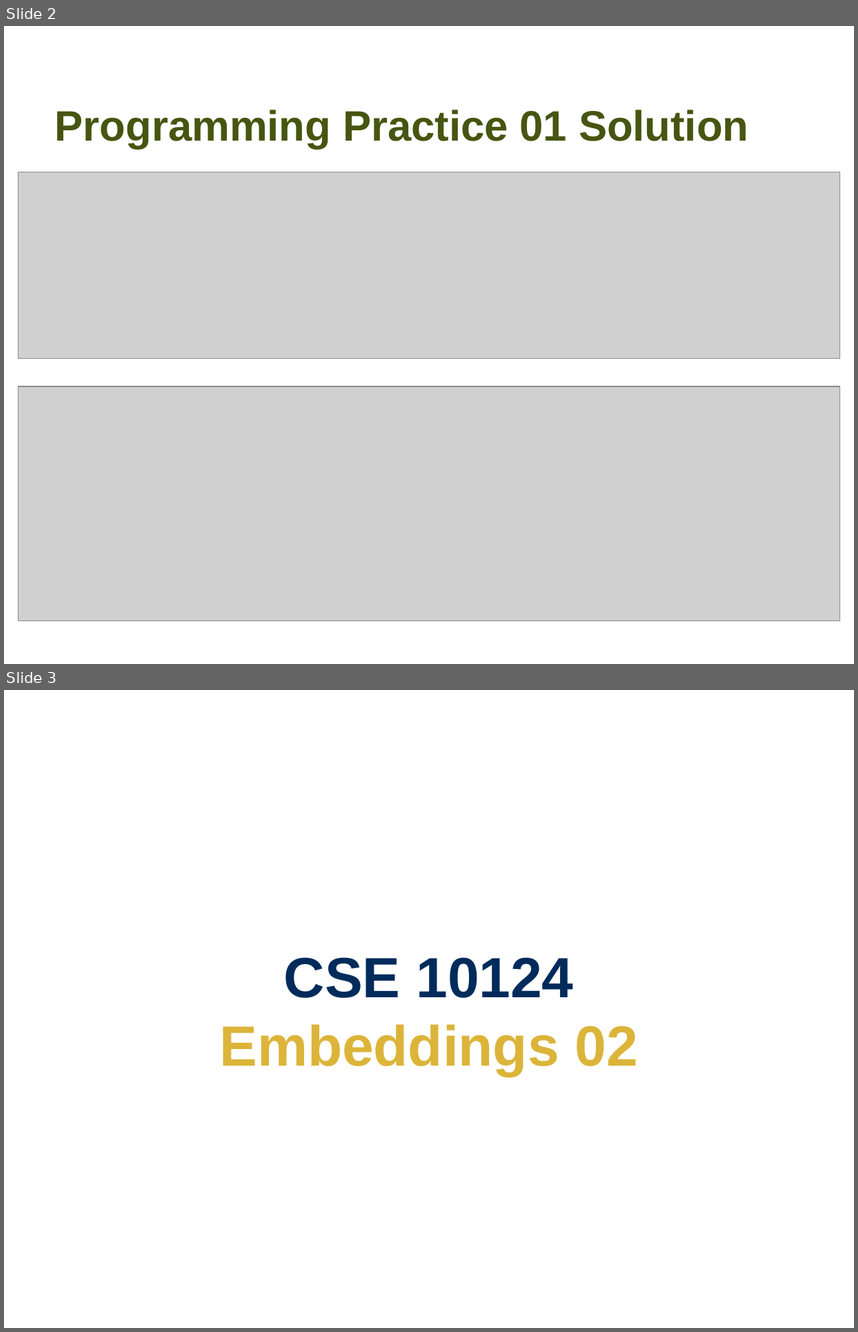
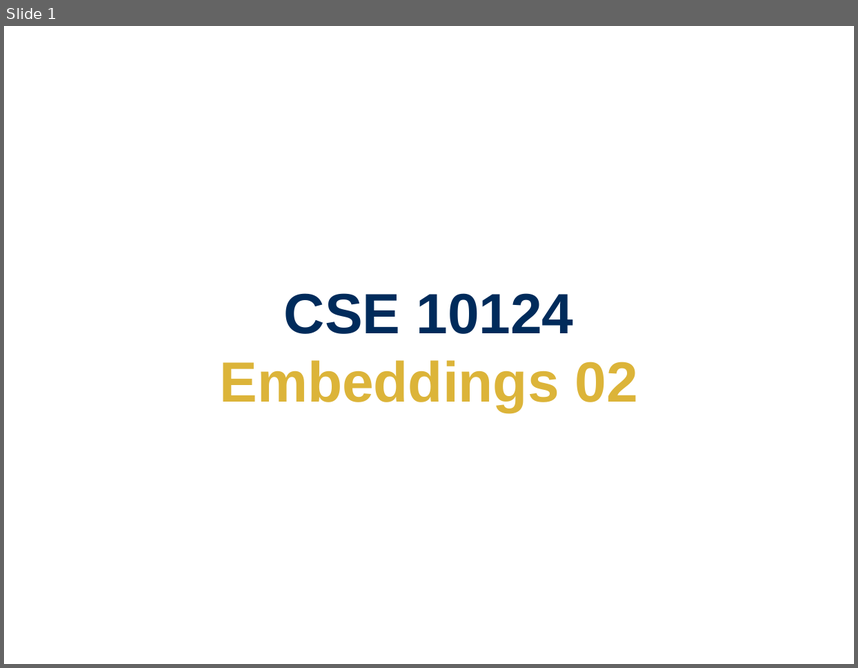
Before and after one commit to wtheisen/nd-cse-10124-lectures, a slide deck: Blank/Lecture_07_ Embeddings_02.pptx. Shown one above the other, each under a label of ours: slides 2 and 3 before the commit, slide 1 after it. The pictures are 858x1332 and 858x668 pixels, drawn with LibreOffice and Linux fonts; fonts in the diff are those of the drawing; grey boxes stand for pictures. Boxes give left, top, right and bottom in pixels: in the first picture for what was removed or moved away, otherwise in the second. Text is boxed around its words. In the diff, an @@ line names an element or a change of style, - is before the commit and + after.

```diff
--- a/Blank/Lecture_07_ Embeddings_02.pptx
+++ b/Blank/Lecture_07_ Embeddings_02.pptx
@@ slide 2 removed at [4,26,854,664], background #FFFFFF @@
@@ title removed at [55,109,749,149] @@
-Programming Practice 01 Solution
@@ picture removed at [18,172,840,359] @@
@@ picture removed at [18,386,840,620] @@
@@ what was slide 3 is now slide 1 @@
```
Also in this commit, not shown: 3 slides changed, 9 slides added, 8 other slides removed, 12 other files.
